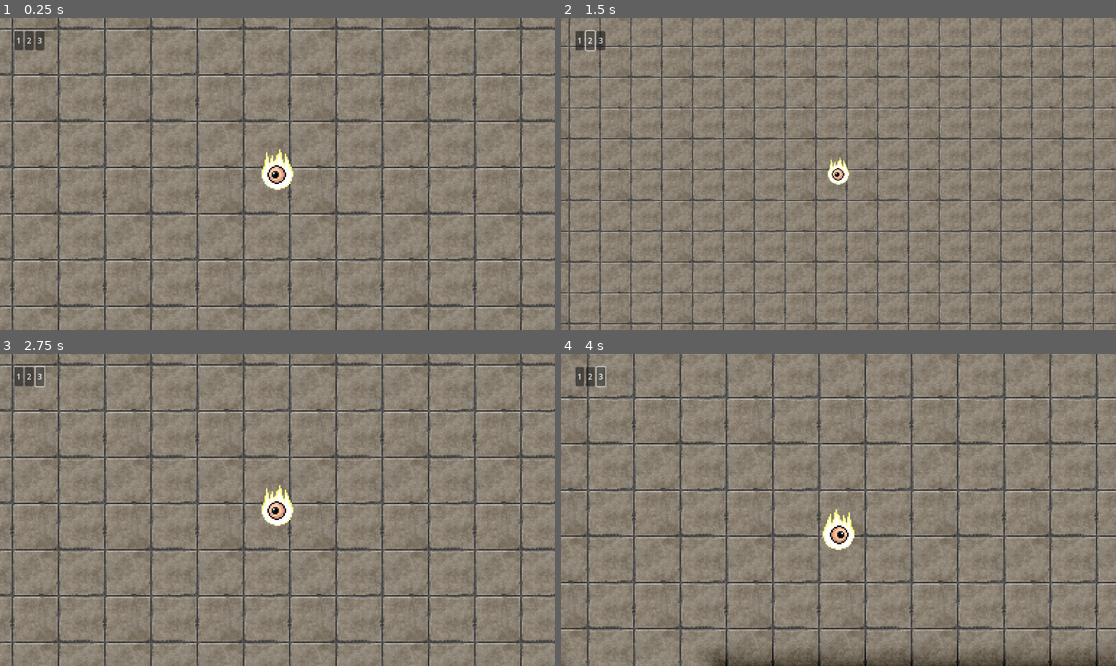
Above: before the commit, frames 1-4 (two rows, left to right).
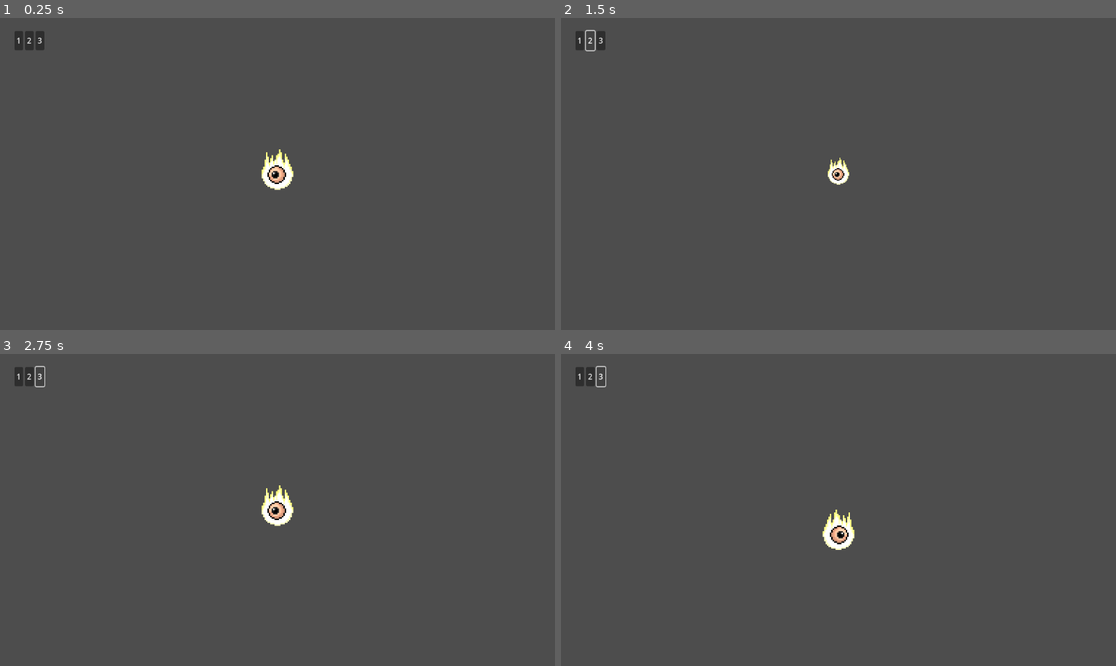
Above: after the commit, the same moments.

Repository: adrianwhatfield/godot-prototypes
Game: Godot game, scene res://Scenes/main.tscn
The game is run twice, just before and just after one commit, with the same random seed, the same clock (stepped at 60 frames per second) and the same inputs.
Inputs:
- Up to frame 1 (0.25 s): no input
- Up to frame 2 (1.5 s): click "1" at 0.5 s; click "2" at 1.25 s
- Up to frame 3 (2.75 s): click "3" at 2 s
- Up to frame 4 (4 s): tap Enter at 2.75 s; hold D (move_right) 2.78-3.53 s; hold S (move_down) from 3.53 s (still down)

The runs differ from the first frame. In frame 1, 93% of the frame differs, in the area x 0-100%, y 0-100%; in frame 2, 93%; in frame 3, 93%; in frame 4, 92%.

Commit message:
[Dungeon Generator] Add reset_dungeon()

Diff:
--- a/dungeon-generator/Scenes/main.tscn
+++ b/dungeon-generator/Scenes/main.tscn
@@ -11,3 +11,5 @@
 
 [node name="Player" parent="." instance=ExtResource("1_m8bxv")]
 position = Vector2(567, 324)
+
+[node name="Dungeon" type="Node2D" parent="."]
--- a/dungeon-generator/Scripts/main.gd
+++ b/dungeon-generator/Scripts/main.gd
@@ -20,10 +20,12 @@
 	add_room(0, 1)
 	add_room(0, 2)
 
+	reset_dungeon()
+
 # Adds a room to the scene
 func add_room(x, y):
 	var room_instance = room_scene.instantiate()
-	add_child(room_instance)
+	$Dungeon.add_child(room_instance)
 	room_instance.position = Vector2(x * tile_size * x_size, y * tile_size * y_size)
 
 # Generates the next room position
@@ -47,3 +49,9 @@
 		rooms.append(current_room)
 		previous_room = current_room
 		print(rooms)
+
+func reset_dungeon():
+	rooms = [Vector2(0, 0)]
+	previous_room = Vector2(0, 0)
+	for child in $Dungeon.get_children():
+		child.queue_free()
